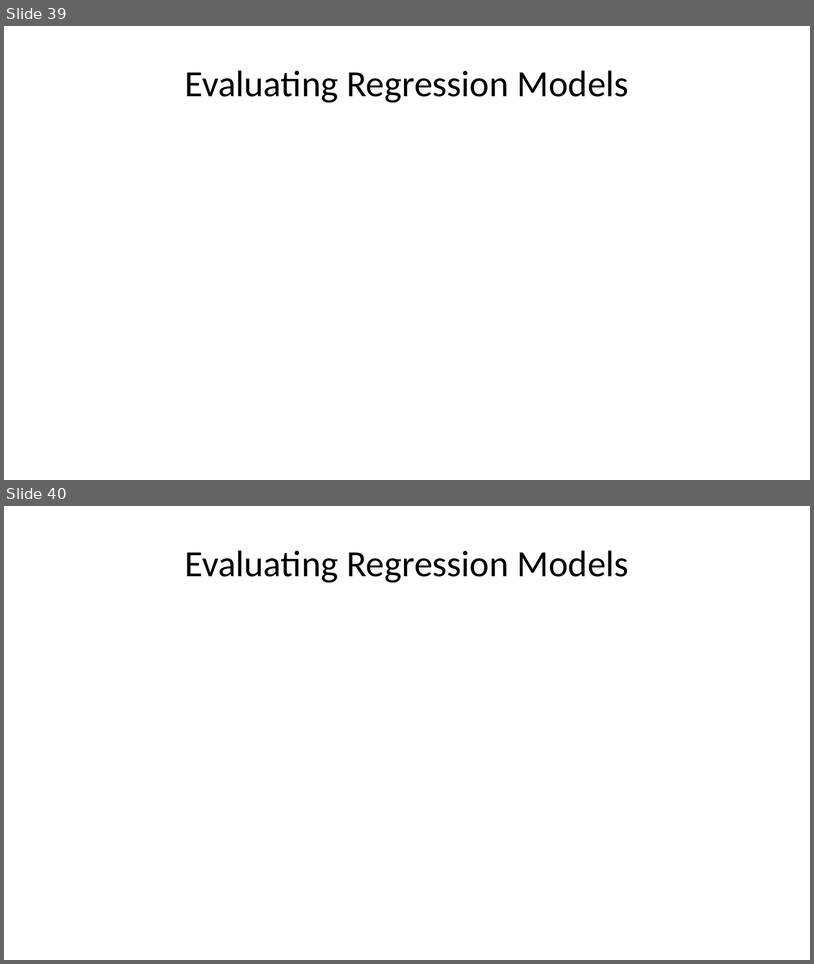
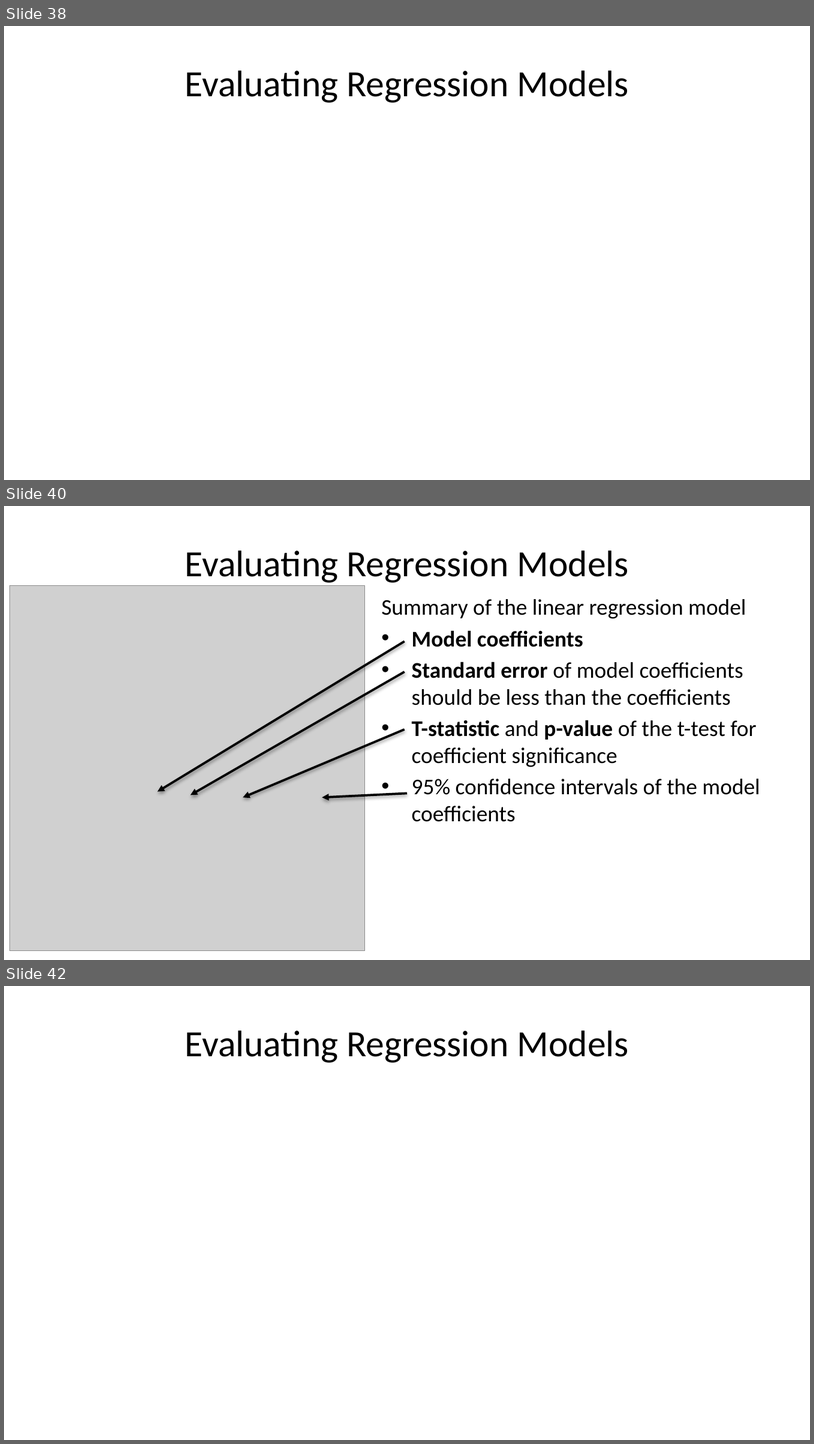
Before and after one commit to StephenElston/CSCI-E-83, a slide deck: LectureSlides/08_IntroductionToLinearModels.pptx. Shown one above the other, each under a label of ours: slides 39 and 40 before the commit, slides 38, 40 and 42 after it; the slides between them are not shown. The pictures are 814x964 and 814x1444 pixels, drawn with LibreOffice and Linux fonts; fonts in the diff are those of the drawing; grey boxes stand for pictures. Boxes give left, top, right and bottom in pixels: in the first picture for what was removed or moved away, otherwise in the second. Text is boxed around its words. In the diff, an @@ line names an element or a change of style, - is before the commit and + after.

```diff
--- a/LectureSlides/08_IntroductionToLinearModels.pptx
+++ b/LectureSlides/08_IntroductionToLinearModels.pptx
@@ slide 40 added at [4, 506, 810, 960], background #FFFFFF @@
@@ title added at [185, 550, 629, 583], 33 pt, text #000000 @@
+Evaluating Regression Models
@@ picture added at [9, 585, 365, 949] @@
@@ text added at [381, 599, 760, 822], 20 pt, text #000000 @@
+Summary of the linear regression model
+• Model coefficients
+• Standard error of model coefficients should be less than the coefficients
+• T-statistic and p-value of the t-test for coefficient significance
+• 95% confidence intervals of the model coefficients
@@ arrow added from (405, 642) to (157, 792), #000000 2 pt @@
@@ arrow added from (405, 672) to (190, 795), #000000 2 pt @@
@@ arrow added from (405, 729) to (243, 797), #000000 2 pt @@
@@ arrow added from (407, 793) to (323, 797), #000000 2 pt @@
@@ what was slide 39 is now slide 38 @@
@@ what was slide 40 is now slide 42 @@
```
Also in this commit, not shown: 8 slides changed, 4 other slides added, 18 slides removed.
